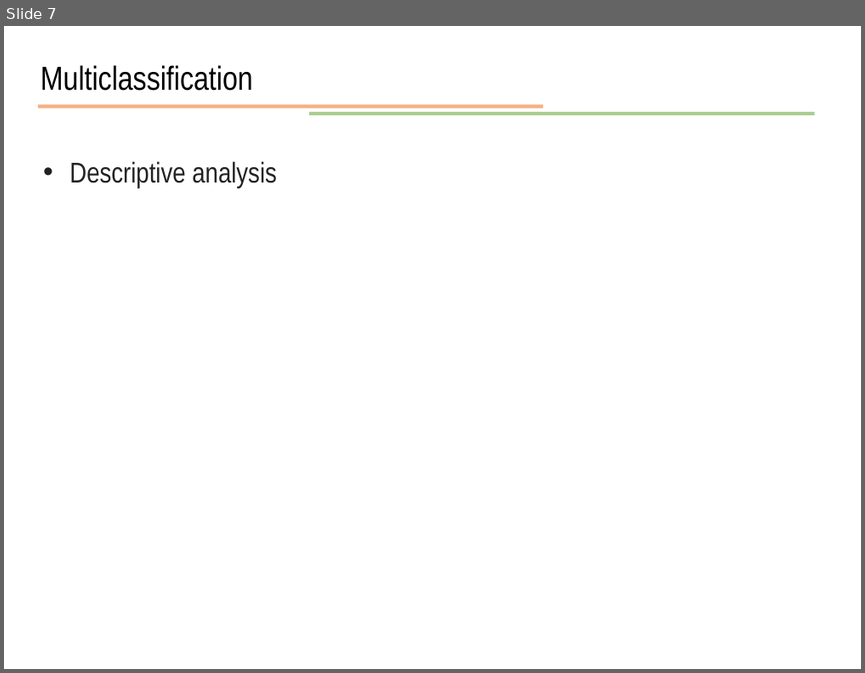
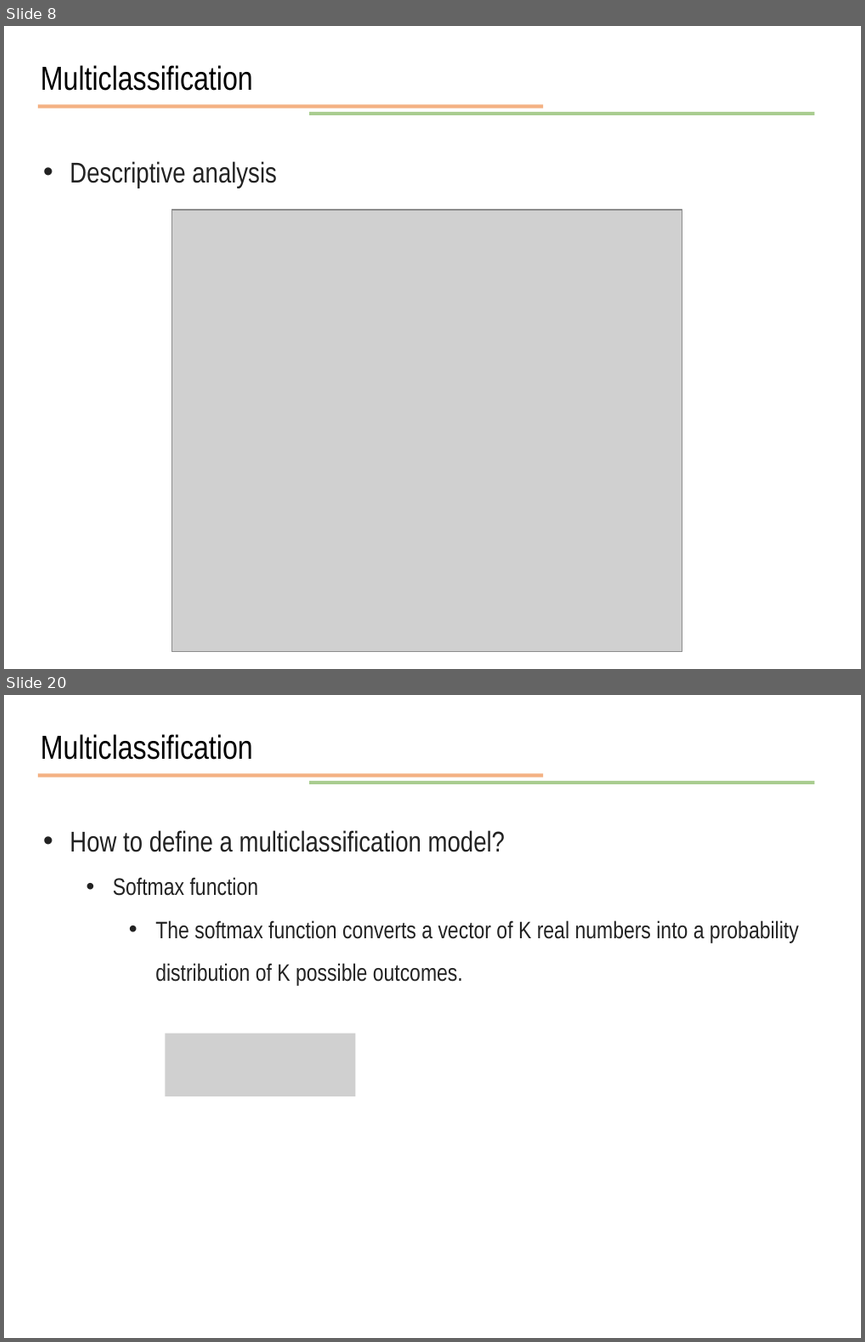
Before and after one commit to JunetaeKim/DeepLearningClass, a slide deck: Week10/week10 Introduction to tensorflow.pptx. Shown one above the other, each under a label of ours: slide 7 before the commit, slides 8 and 20 after it; the slides between them are not shown. The pictures are 865x673 and 865x1342 pixels, drawn with LibreOffice and Linux fonts; fonts in the diff are those of the drawing; grey boxes stand for pictures. Boxes give left, top, right and bottom in pixels: in the first picture for what was removed or moved away, otherwise in the second. Text is boxed around its words. In the diff, an @@ line names an element or a change of style, - is before the commit and + after.

```diff
--- a/Week10/week10 Introduction to tensorflow.pptx
+++ b/Week10/week10 Introduction to tensorflow.pptx
@@ slide 20 added at (4,695,861,1338), background #FFFFFF @@
@@ text added at (41,734,253,760), 28 pt, text #000000 @@
+Multiclassification
@@ line added from (38, 776) to (543, 776), #ED7D31 3 pt @@
@@ line added from (309, 783) to (815, 783), #70AD47 3 pt @@
@@ text added at (69,830,799,986), 20 pt, text #222222 @@
+• How to define a multiclassification model?
+  • Softmax function
+    • The softmax function converts a vector of K real numbers into a probability distribution of K possible outcomes.
@@ picture added at (166,1033,355,1097) @@
@@ what was slide 7 is now slide 8 @@
@@ slide 8 changed as well @@
@@ picture added at (172,210,681,651) @@
```
Also in this commit, not shown: 16 other slides added, 3 other files.
